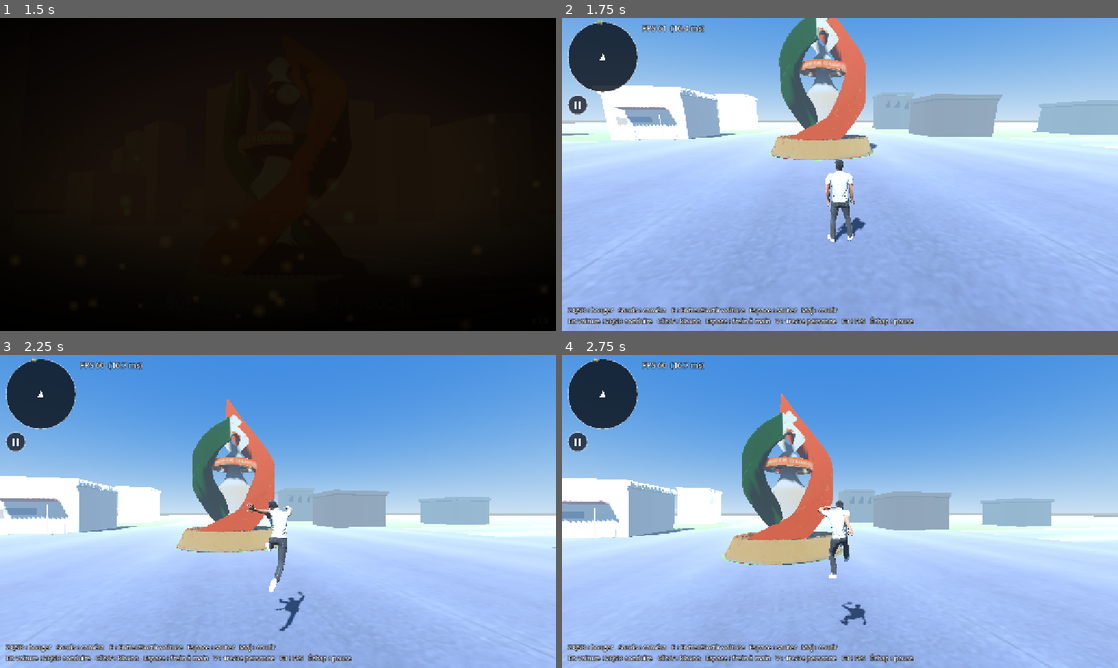
Above: before the commit, frames 1-4 (two rows, left to right).
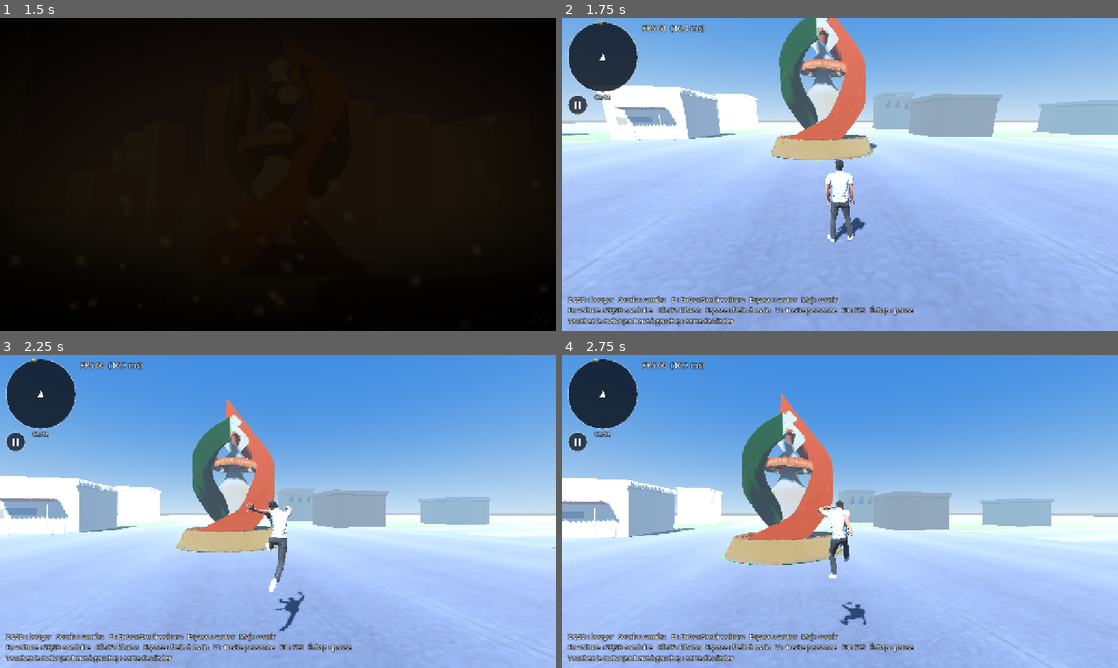
Above: after the commit, the same moments.

Repository: kidasniger/NigerStreets
Game: Godot game, scene res://scenes/splash.tscn
Two runs of this game, one before a commit and one after it. Both use one fixed random seed, a clock stepped at 60 frames per second and the inputs below.
Inputs (mouse positions are in pixels of both pictures, inside the frame that each line leads up to):
- Up to frame 1 (1.5 s): tap Enter at 0.5 s; move the mouse to (400, 158) at 0.52 s; hold D 0.53-1.25 s; tap Shift at 0.6 s; click (400, 158) at 0.67 s; tap Space at 0.77 s; drag from (166, 190) to (250, 237) at 1.27 s
- Up to frame 2 (1.75 s): no input
- Up to frame 3 (2.25 s): tap Space (jump) at 2 s; move the mouse to (289, 505) at 2.02 s; hold W (move_forward) from 2.03 s (still down); hold Shift (run) from 2.03 s (still down); click (289, 505) at 2.17 s
- Up to frame 4 (2.75 s): keep holding W (move_forward); keep holding Shift (run)

Frame 1 is identical in both runs. In frame 2, 2.7% of the frame differs, in the area x 1-64%, y 24-99%; in frame 3, 2.7%; in frame 4, 2.7%.

Commit message:
Carte complète de Zinder depuis le HUD
- Touchez le radar du HUD pour ouvrir la vraie carte satellite de Zinder (≈12 × 9,5 km)
- Repères de la ville : Grande Mosquée, Birni (vieille ville), Zengou — Grand Marché, Stade, Aéroport
- Votre position affichée au carrefour central avec une onde pulsée
- Le jeu se met en pause pendant la carte ; retour Android ou Échap la ferme
- Imagerie satellite Esri World Imagery © Esri, Maxar, Earthstar Geographics

Diff:
--- /dev/null
+++ b/scripts/carte_zinder.gd
@@ -0,0 +1,171 @@
+extends CanvasLayer
+class_name CarteZinder
+# Niger Streets — Carte complète de Zinder, ouverte en touchant le radar du HUD.
+# Image satellite réelle de la ville (assets/environment/carte_zinder.jpg, source
+# Esri World Imagery © Esri, Maxar, Earthstar Geographics). Repères : Grande Mosquée
+# (coordonnées Wikidata), stade et aéroport identifiables sur l'image, quartiers
+# Birni et Zengou d'après la géographie de la ville (position approximative).
+# « Vous êtes ici » = position symbolique de la partie (carrefour central).
+# L'ouverture met le jeu en pause comme le menu pause ; le bouton retour Android
+# ferme d'abord la carte (guard dans pause_menu.gd).
+
+const MAP_TEXTURE: Texture2D = preload("res://assets/environment/carte_zinder.jpg")
+const GOLD: Color = Color(1.0, 0.72, 0.20)
+
+## Repères réels : coordonnées UV (0..1) dans l'image satellite
+const PINS: Array[Dictionary] = [
+	{"uv": Vector2(0.7315, 0.7655), "nom": "Grande Mosquée"},
+	{"uv": Vector2(0.6972, 0.7454), "nom": "Birni — vieille ville"},
+	{"uv": Vector2(0.5744, 0.6786), "nom": "Zengou — Grand Marché"},
+	{"uv": Vector2(0.2285, 0.6645), "nom": "Stade de Zinder"},
+	{"uv": Vector2(0.4500, 0.9200), "nom": "Aéroport de Zinder"},
+]
+## Position symbolique de la partie (carrefour central de la ville)
+const PLAYER_UV: Vector2 = Vector2(0.4651, 0.5790)
+
+static var _instance: CarteZinder = null
+
+var _open := false
+var _map_area: Control = null
+var _pulse := 0.0
+
+static func is_open() -> bool:
+	return _instance != null and _instance._open
+
+static func close_current() -> void:
+	if _instance != null and _instance._open:
+		_instance.close()
+
+func _ready() -> void:
+	layer = 9
+	process_mode = Node.PROCESS_MODE_ALWAYS
+	_instance = self
+	_build_ui()
+	visible = false
+
+func _exit_tree() -> void:
+	if _instance == self:
+		_instance = null
+
+func open() -> void:
+	if _open:
+		return
+	_open = true
+	visible = true
+	get_tree().paused = true
+	Input.mouse_mode = Input.MOUSE_MODE_VISIBLE
+
+func close() -> void:
+	if not _open:
+		return
+	_open = false
+	visible = false
+	get_tree().paused = false
+	Input.mouse_mode = Input.MOUSE_MODE_CAPTURED
+
+func _build_ui() -> void:
+	var root := Control.new()
+	root.set_anchors_preset(Control.PRESET_FULL_RECT)
+	root.mouse_filter = Control.MOUSE_FILTER_STOP   # bloque les appuis derrière la carte
+	add_child(root)
+
+	var dim := ColorRect.new()
+	dim.color = Color(0.0, 0.0, 0.0, 0.86)
+	dim.set_anchors_preset(Control.PRESET_FULL_RECT)
+	dim.mouse_filter = Control.MOUSE_FILTER_STOP
+	root.add_child(dim)
+
+	var title := Label.new()
+	title.text = "ZINDER — CARTE DE LA VILLE"
+	title.set_anchors_preset(Control.PRESET_TOP_WIDE)
+	title.offset_top = 16.0
+	title.horizontal_alignment = HORIZONTAL_ALIGNMENT_CENTER
+	title.add_theme_font_size_override("font_size", 30)
+	title.add_theme_color_override("font_color", GOLD)
+	title.add_theme_color_override("font_outline_color", Color(0, 0, 0, 0.9))
+	title.add_theme_constant_override("outline_size", 6)
+	root.add_child(title)
+
+	var close_btn := Button.new()
+	close_btn.text = "Fermer"
+	close_btn.set_anchors_preset(Control.PRESET_TOP_RIGHT)
+	close_btn.offset_right = -12.0
+	close_btn.offset_top = 10.0
+	close_btn.offset_left = -152.0
+	close_btn.custom_minimum_size = Vector2(140, 48)
+	close_btn.add_theme_font_size_override("font_size", 18)
+	var sb := StyleBoxFlat.new()
+	sb.bg_color = Color(0.10, 0.13, 0.18, 0.98)
+	sb.border_color = Color(1, 1, 1, 0.25)
+	sb.set_border_width_all(2)
+	sb.set_corner_radius_all(8)
+	close_btn.add_theme_stylebox_override("normal", sb)
+	close_btn.pressed.connect(close)
+	root.add_child(close_btn)
+
+	_map_area = Control.new()
+	_map_area.set_anchors_preset(Control.PRESET_FULL_RECT)
+	_map_area.offset_top = 70.0
+	_map_area.offset_bottom = -64.0
+	_map_area.offset_left = 10.0
+	_map_area.offset_right = -10.0
+	_map_area.mouse_filter = Control.MOUSE_FILTER_IGNORE
+	_map_area.draw.connect(_draw_map)
+	root.add_child(_map_area)
+
+	var attrib := Label.new()
+	attrib.text = "Imagerie satellite : © Esri, Maxar, Earthstar Geographics — position des repères approximative"
+	attrib.set_anchors_preset(Control.PRESET_BOTTOM_WIDE)
+	attrib.offset_bottom = -10.0
+	attrib.offset_right = -14.0
+	attrib.horizontal_alignment = HORIZONTAL_ALIGNMENT_RIGHT
+	attrib.add_theme_font_size_override("font_size", 12)
+	attrib.add_theme_color_override("font_color", Color(1, 1, 1, 0.55))
+	root.add_child(attrib)
+
+func _process(delta: float) -> void:
+	if not _open:
+		return
+	_pulse = fmod(_pulse + delta * 0.8, 1.0)
+	if _map_area != null:
+		_map_area.queue_redraw()
+
+func _draw_map() -> void:
+	if _map_area == null:
+		return
+	var tex_size := MAP_TEXTURE.get_size()
+	if tex_size.x <= 0.0 or _map_area.size.x <= 0.0:
+		return
+	var s := minf(_map_area.size.x / tex_size.x, _map_area.size.y / tex_size.y)
+	var draw_size := tex_size * s
+	var origin := (_map_area.size - draw_size) * 0.5
+	_map_area.draw_texture_rect(MAP_TEXTURE, Rect2(origin, draw_size), false)
+
+	var font: Font = ThemeDB.fallback_font
+	var fsize := 15
+	for pin in PINS:
+		var uv: Vector2 = pin["uv"]
+		var pos: Vector2 = origin + uv * draw_size
+		_map_area.draw_circle(pos, 8.0, Color(0, 0, 0, 0.55))
+		_map_area.draw_circle(pos, 6.5, Color(1.0, 0.32, 0.26))
+		_map_area.draw_circle(pos, 3.0, Color.WHITE)
+		var txt: String = pin["nom"]
+		var tw := font.get_string_size(txt, HORIZONTAL_ALIGNMENT_LEFT, -1, fsize).x
+		var lx := pos.x - tw * 0.5
+		var ly := pos.y + 26.0 if uv.y < 0.8 else pos.y - 16.0
+		_map_area.draw_string_outline(font, Vector2(lx, ly), txt, HORIZONTAL_ALIGNMENT_LEFT, -1, fsize, 4, Color(0, 0, 0, 0.9))
+		_map_area.draw_string(font, Vector2(lx, ly), txt, HORIZONTAL_ALIGNMENT_LEFT, -1, fsize, Color.WHITE)
+
+	# position de la partie : point doré + onde pulsée
+	var ppos: Vector2 = origin + PLAYER_UV * draw_size
+	var ring := 10.0 + _pulse * 18.0
+	_map_area.draw_arc(ppos, ring, 0.0, TAU, 32, Color(GOLD.r, GOLD.g, GOLD.b, 0.9 - _pulse * 0.65), 3.0)
+	_map_area.draw_circle(ppos, 7.0, GOLD)
+	_map_area.draw_circle(ppos, 3.0, Color(0.12, 0.09, 0.02))
+
+	# flèche du Nord (les tuiles Esri sont orientées nord en haut)
+	var npos := Vector2(_map_area.size.x - 34.0, 30.0)
+	_map_area.draw_line(npos, npos + Vector2(0, -18.0), Color.WHITE, 3.0)
+	_map_area.draw_line(npos, npos + Vector2(-6.0, -8.0), Color.WHITE, 3.0)
+	_map_area.draw_line(npos, npos + Vector2(6.0, -8.0), Color.WHITE, 3.0)
+	_map_area.draw_string(font, npos + Vector2(-6.0, 18.0), "N", HORIZONTAL_ALIGNMENT_LEFT, -1, 18, Color.WHITE)
--- a/scripts/hud.gd
+++ b/scripts/hud.gd
@@ -10,6 +10,7 @@
 var _hint: Label
 var _prompt_label: Label
 var _radar: Radar
+var _carte: CarteZinder = null
 var _message_tween: Tween
 var _fps_timer: float = 0.0
 
@@ -24,6 +25,17 @@
         _radar.size = Vector2(160, 160)
         _radar.position = Vector2(left, 10.0)
         add_child(_radar)
+        # appui sur le radar → carte complète de Zinder
+        _radar.mouse_filter = Control.MOUSE_FILTER_STOP
+        _radar.gui_input.connect(_on_radar_input)
+
+        # --- ÉTIQUETTE « CARTE » SOUS LE RADAR ---
+        var map_hint := _make_label(14)
+        map_hint.text = "Carte"
+        map_hint.position = Vector2(left, 172.0)
+        map_hint.custom_minimum_size = Vector2(160.0, 18.0)
+        map_hint.horizontal_alignment = HORIZONTAL_ALIGNMENT_CENTER
+        add_child(map_hint)
 
         # --- FPS ---
         _fps_label = _make_label(18)
@@ -49,7 +61,7 @@
 
         if not mobile:
                 _hint = _make_label(15)
-                _hint.text = "ZQSD : bouger   Souris : caméra   E : Entrer/Sortir voiture   Espace : sauter   Maj : courir\nEn voiture : ZQSD conduire   Clic/F : klaxon   Espace : frein à main   V : 1re/3e personne   F3 : FPS   Échap : pause"
+                _hint.text = "ZQSD : bouger   Souris : caméra   E : Entrer/Sortir voiture   Espace : sauter   Maj : courir\nEn voiture : ZQSD conduire   Clic/F : klaxon   Espace : frein à main   V : 1re/3e personne   F3 : FPS   Échap : pause\nTouchez le radar (en haut à gauche) : carte de Zinder"
                 _hint.set_anchors_preset(Control.PRESET_BOTTOM_LEFT)
                 _hint.grow_vertical = Control.GROW_DIRECTION_BEGIN
                 _hint.offset_left = 14.0
@@ -58,6 +70,25 @@
                 var fade: Tween = create_tween()
                 fade.tween_interval(12.0)
                 fade.tween_property(_hint, "modulate:a", 0.0, 1.5)
+        else:
+                show_message("Touchez le radar pour ouvrir la carte de Zinder", 3.5, 22)
+
+## Appui/tap sur le radar → ouvre la carte
+func _on_radar_input(event: InputEvent) -> void:
+        var tapped := false
+        if event is InputEventScreenTouch and event.pressed:
+                tapped = true
+        elif event is InputEventMouseButton and event.pressed and event.button_index == MOUSE_BUTTON_LEFT:
+                tapped = true
+        if tapped:
+                _open_carte()
+
+## Crée la carte au premier appel puis l'affiche (met le jeu en pause)
+func _open_carte() -> void:
+        if _carte == null:
+                _carte = CarteZinder.new()
+                add_child(_carte)
+        _carte.open()
 
 func _make_label(font_size: int) -> Label:
         var label: Label = Label.new()
--- a/scripts/pause_menu.gd
+++ b/scripts/pause_menu.gd
@@ -39,6 +39,9 @@
 
 ## Ouvre/ferme le menu et met l'arbre du jeu en pause
 func toggle() -> void:
+	if CarteZinder.is_open():
+		CarteZinder.close_current()   # retour Android / Échap : ferme d'abord la carte
+		return
 	open = not open
 	show_settings = false
 	get_tree().paused = open
Binary file added: assets/environment/carte_zinder.jpg
Not shown, added: assets/environment/carte_zinder.jpg.import
Not shown, added: scripts/carte_zinder.gd.uid
